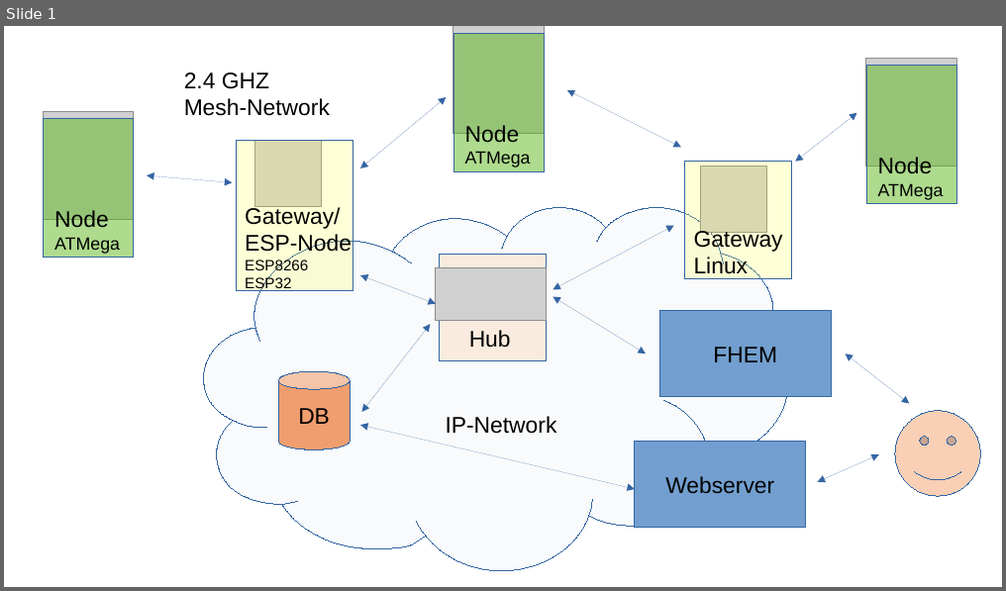
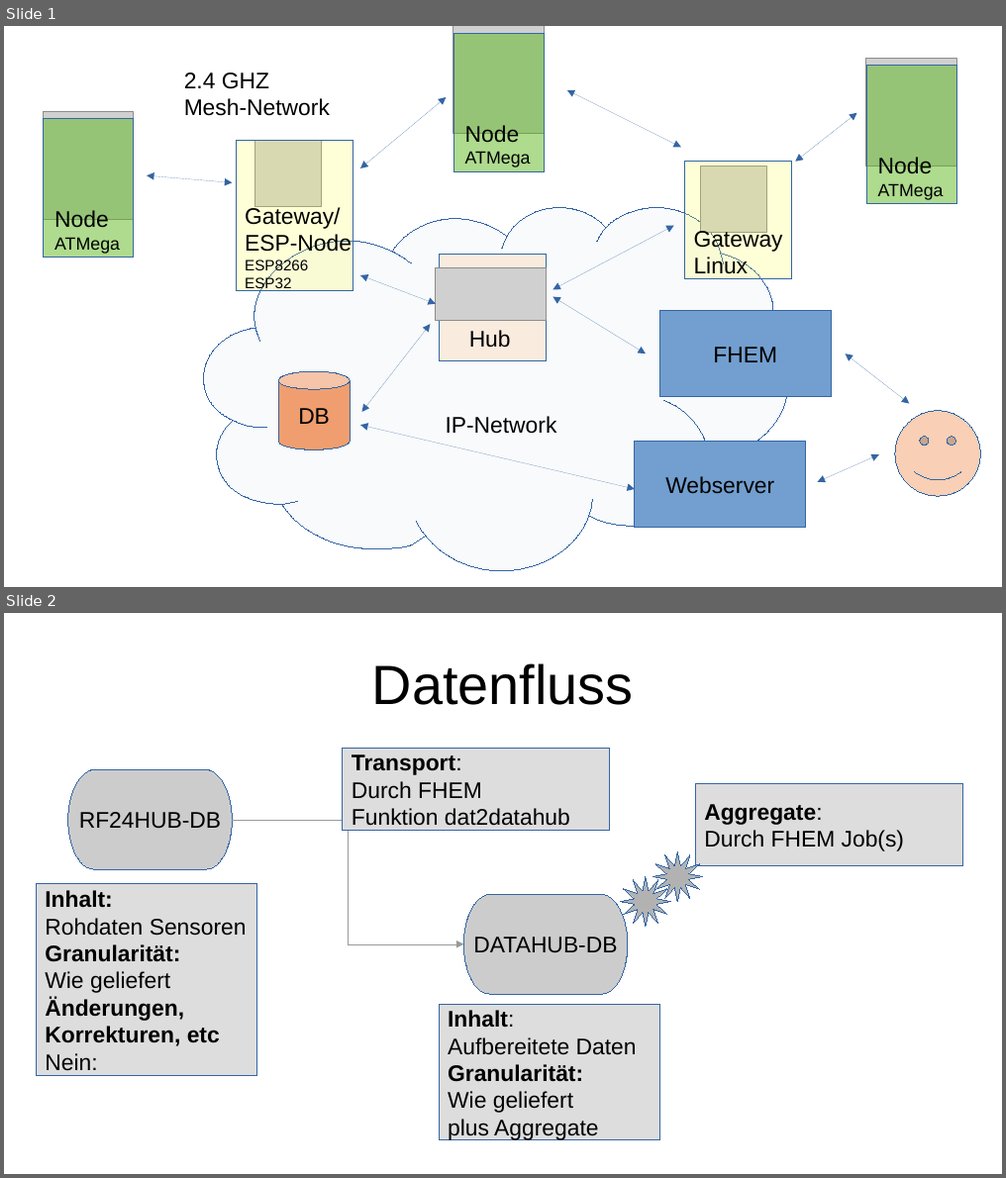
Before and after one commit to wilmsn/RF24Hub, a slide deck: doc/overview.odp. Shown one above the other, each under a label of ours: slide 1 before the commit, slides 1 and 2 after it. The pictures are 1006x591 and 1006x1178 pixels, drawn with LibreOffice and Linux fonts; fonts in the diff are those of the drawing; grey boxes stand for pictures. Boxes give left, top, right and bottom in pixels: in the first picture for what was removed or moved away, otherwise in the second. Text is boxed around its words. In the diff, an @@ line names an element or a change of style, - is before the commit and + after.

Commit message:
Version: 3 Subversion 0 Fix: 03 Kosmetische Änderungen

```diff
--- a/doc/overview.odp
+++ b/doc/overview.odp
@@ slide 2 added at [4,613,1002,1174], background #FFFFFF @@
@@ title added at [372,663,634,705], 44 pt, text #000000 @@
+Datenfluss
@@ rectangle added at [343,749,610,831], fill #DDDDDD, outline #3465A4 0 pt, 18 pt, text #000000 @@
+Transport:
+Durch FHEM
+Funktion dat2datahub
@@ pill shape added at [68,769,233,869], fill #CCCCCC, outline #3465A4 0 pt, 18 pt, text #000000 @@
+RF24HUB-DB
@@ rectangle added at [696,784,963,866], fill #DDDDDD, outline #3465A4 0 pt, 18 pt, text #000000 @@
+Aggregate:
+Durch FHEM Job(s)
@@ elbow arrow added from (233, 820) to (464, 945), #999999 0 pt @@
@@ freeform shape added at [621,876,670,926], fill #B2B2B2, outline #3465A4 0 pt @@
@@ freeform shape added at [653,852,703,902], fill #B2B2B2, outline #3465A4 0 pt @@
@@ rectangle added at [36,883,256,1076], fill #DDDDDD, outline #3465A4 0 pt, 18 pt, text #000000, bold @@
+Inhalt:
+Rohdaten Sensoren
+Granularität:
+Wie geliefert
+Änderungen,
+Korrekturen, etc
+Nein:
@@ pill shape added at [464,894,628,994], fill #CCCCCC, outline #3465A4 0 pt, 18 pt, text #000000 @@
+DATAHUB-DB
@@ rectangle added at [439,1005,659,1141], fill #DDDDDD, outline #3465A4 0 pt, 18 pt, text #000000 @@
+Inhalt:
+Aufbereitete Daten
+Granularität:
+Wie geliefert
+plus Aggregate
```
Also in this commit, not shown: 1 slide removed, 19 other files.
